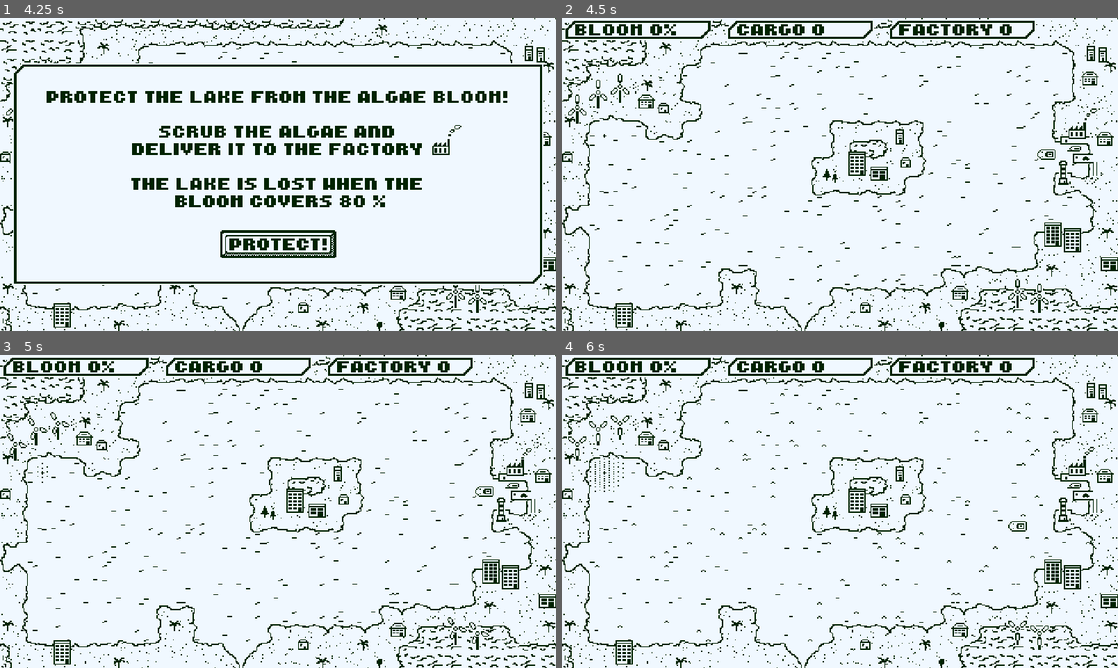
Above: before the commit, frames 1-4 (two rows, left to right).
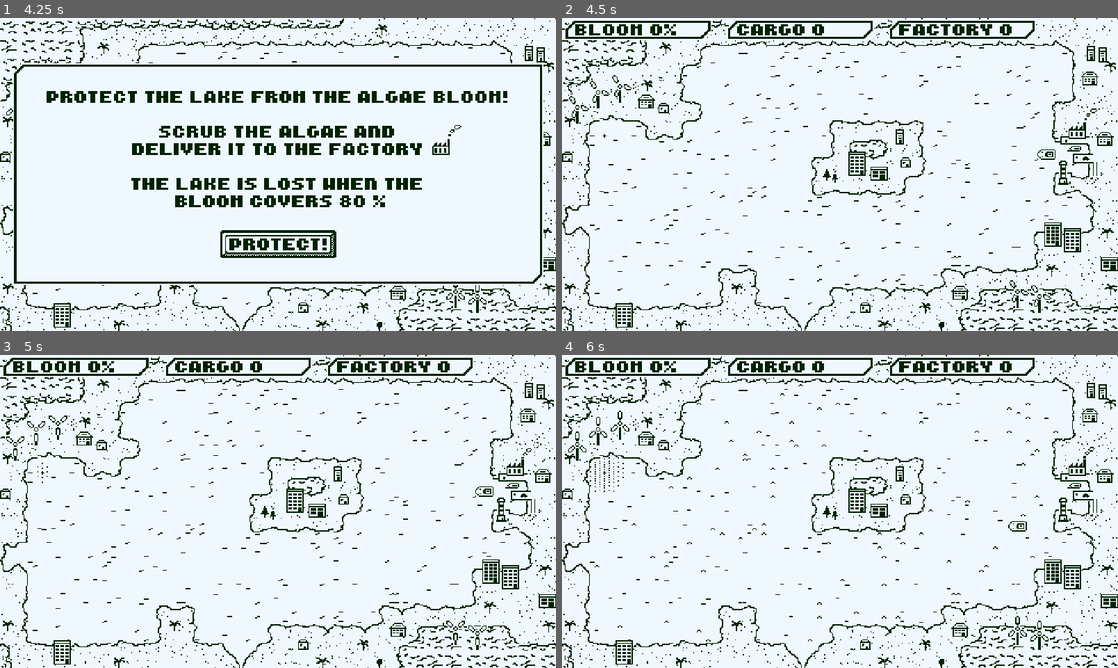
Above: after the commit, the same moments.

Repository: tripodsan/bloom-patrol
Game: Godot game, scene res://main.tscn
Two runs of this game, one before a commit and one after it. Both use one fixed random seed, a clock stepped at 60 frames per second and the inputs below.
Inputs (mouse positions are in pixels of both pictures, inside the frame that each line leads up to):
- Up to frame 1 (4.25 s): tap Enter at 0.5 s; move the mouse to (400, 158) at 0.52 s; click (400, 158) at 0.67 s; move the mouse to (166, 190) at 1.27 s; click (166, 190) at 1.42 s; move the mouse to (333, 105) at 2.02 s; click (333, 105) at 2.17 s; tap Space at 2.75 s; move the mouse to (250, 237) at 2.77 s; click (250, 237) at 2.92 s; click "Start Game" at 3.5 s
- Up to frame 2 (4.5 s): click "Protect!" at 4.25 s
- Up to frame 3 (5 s): no input
- Up to frame 4 (6 s): move the mouse to (1006, 558) at 5.02 s; click (1006, 558) at 5.17 s; move the mouse to (673, 464) at 5.77 s; click (673, 464) at 5.92 s

Frame 1 is identical in both runs. In frame 2, 0.3% of the frame differs, in the area x 1-88%, y 17-93%; in frame 3, 0.3%; in frame 4, 0.4%, in the area x 0-88%, y 17-93%.

Commit message:
adding sfx

Diff:
--- /dev/null
+++ b/default_bus_layout.tres
@@ -0,0 +1,30 @@
+[gd_resource type="AudioBusLayout" load_steps=2 format=3 uid="uid://cp2cpg3j8gq7q"]
+
+[sub_resource type="AudioEffectNotchFilter" id="AudioEffectNotchFilter_j3pel"]
+resource_name = "NotchFilter"
+cutoff_hz = 1674.0
+resonance = 0.29
+gain = 2.53
+db = 3
+
+[resource]
+bus/1/name = &"sfx"
+bus/1/solo = false
+bus/1/mute = false
+bus/1/bypass_fx = false
+bus/1/volume_db = 0.0
+bus/1/send = &"Master"
+bus/2/name = &"bg_muffled"
+bus/2/solo = false
+bus/2/mute = false
+bus/2/bypass_fx = false
+bus/2/volume_db = 0.0
+bus/2/send = &"Master"
+bus/2/effect/0/effect = SubResource("AudioEffectNotchFilter_j3pel")
+bus/2/effect/0/enabled = true
+bus/3/name = &"bg"
+bus/3/solo = false
+bus/3/mute = false
+bus/3/bypass_fx = false
+bus/3/volume_db = 0.0
+bus/3/send = &"Master"
--- a/main.tscn
+++ b/main.tscn
@@ -6,12 +6,15 @@
 [ext_resource type="AudioStream" uid="uid://tnjjiu6p70vk" path="res://assets/sfx/klick.mp3" id="2_0odxb"]
 [ext_resource type="Texture2D" uid="uid://bbh2wjbjq8p8b" path="res://assets/tileset.png" id="2_0xm2m"]
 [ext_resource type="Shader" uid="uid://cst5mlxfn1qmj" path="res://shaders/algae.gdshader" id="2_1bvp3"]
+[ext_resource type="AudioStream" uid="uid://dy5o0irnhjxao" path="res://assets/sfx/bg-sound.mp3" id="2_lswn8"]
 [ext_resource type="Script" uid="uid://dprv6w0qakr6n" path="res://scripts/level.gd" id="2_w48qg"]
 [ext_resource type="Texture2D" uid="uid://cjdw07yw28qtl" path="res://assets/algae-test.png" id="3_efxa6"]
 [ext_resource type="Texture2D" uid="uid://b8lwnrw5bjuje" path="res://assets/boat.png" id="3_h2yge"]
 [ext_resource type="Material" uid="uid://bk8tynmhoafa1" path="res://shaders/tileset-mat.tres" id="3_lquwl"]
 [ext_resource type="AudioStream" uid="uid://dskdg0m2drw1s" path="res://assets/sfx/full.wav" id="3_ryguw"]
+[ext_resource type="AudioStream" uid="uid://dd6usayo0alft" path="res://assets/sfx/game-over.wav" id="4_a6jrf"]
 [ext_resource type="AudioStream" uid="uid://m3fp1m6n3nhq" path="res://assets/sfx/factory.wav" id="4_d13ii"]
+[ext_resource type="AudioStream" uid="uid://bsbw2pasxiqsy" path="res://assets/sfx/game-win.wav" id="5_xuqvo"]
 [ext_resource type="Script" uid="uid://co2h610o7g4x0" path="res://scripts/boat.gd" id="6_272bh"]
 [ext_resource type="Texture2D" uid="uid://byqdaj1go3r37" path="res://assets/factory.png" id="8_5vw27"]
 [ext_resource type="Texture2D" uid="uid://dp3b4au7lx8yo" path="res://assets/lighthouse.png" id="9_kek77"]
@@ -957,7 +960,7 @@
 }],
 "loop": true,
 "name": &"default",
-"speed": 1.0
+"speed": 2.0
 }]
 
 [sub_resource type="StyleBoxEmpty" id="StyleBoxEmpty_cegan"]
@@ -980,9 +983,25 @@
 texture_filter = 1
 script = ExtResource("1_ycdy4")
 
+[node name="bg_sound" type="AudioStreamPlayer" parent="."]
+process_mode = 3
+stream = ExtResource("2_lswn8")
+bus = &"bg_muffled"
+
 [node name="sfx_klick" type="AudioStreamPlayer" parent="."]
 process_mode = 3
 stream = ExtResource("2_0odxb")
+bus = &"sfx"
+
+[node name="sfx_game_over" type="AudioStreamPlayer" parent="."]
+process_mode = 3
+stream = ExtResource("4_a6jrf")
+bus = &"sfx"
+
+[node name="sfx_game_win" type="AudioStreamPlayer" parent="."]
+process_mode = 3
+stream = ExtResource("5_xuqvo")
+bus = &"sfx"
 
 [node name="level" type="Node2D" parent="." node_paths=PackedStringArray("algae", "boat", "drop_off", "spawn", "start_location")]
 process_mode = 1
@@ -997,11 +1016,13 @@
 process_mode = 3
 position = Vector2(212, 9)
 stream = ExtResource("3_ryguw")
+bus = &"sfx"
 
 [node name="drop" type="AudioStreamPlayer2D" parent="level"]
 process_mode = 3
 position = Vector2(212, 9)
 stream = ExtResource("4_d13ii")
+bus = &"sfx"
 
 [node name="water" type="ColorRect" parent="level"]
 material = SubResource("ShaderMaterial_272bh")
@@ -1117,6 +1138,7 @@
 process_mode = 3
 stream = ExtResource("11_getpj")
 max_polyphony = 5
+bus = &"sfx"
 
 [node name="drop_off" type="Area2D" parent="level"]
 position = Vector2(440, 117)
@@ -1136,7 +1158,8 @@
 [node name="lighthouse" type="AnimatedSprite2D" parent="level"]
 position = Vector2(432, 131)
 sprite_frames = SubResource("SpriteFrames_074og")
-frame_progress = 0.825238
+autoplay = "default"
+frame_progress = 0.273169
 
 [node name="wind" type="AnimatedSprite2D" parent="level"]
 position = Vector2(13, 77)
@@ -1554,6 +1577,7 @@
 [node name="sfx_buy" type="AudioStreamPlayer" parent="ui/store"]
 process_mode = 3
 stream = ExtResource("23_1u8w0")
+bus = &"sfx"
 
 [node name="gui" type="MarginContainer" parent="ui"]
 custom_minimum_size = Vector2(480, 270)
--- a/scripts/game.gd
+++ b/scripts/game.gd
@@ -14,6 +14,7 @@
 @onready var store: Store = $ui/store
 @onready var credits: Control = $ui/credits
 @onready var win: Control = $ui/win
+@onready var bg_sound: AudioStreamPlayer = $bg_sound
 
 var algae_price:float = 0.1
 
@@ -66,9 +67,14 @@
   get_tree().paused = false
   level.apply_upgrades(store)
   level.start()
+  bg_sound.bus = 'bg'
+  if !bg_sound.playing:
+    bg_sound.play()
 
 func game_over():
   level.stop()
+  bg_sound.bus = 'bg_muffled'
+  $sfx_game_over.play()
   get_tree().paused = true
   lost.visible = true
   var earning:int = ceil(level.num_factory * algae_price)
@@ -82,7 +88,9 @@
 func game_win():
   win.visible = true
   gui.visible = false
+  bg_sound.stop()
   get_tree().paused = true
+  $sfx_game_win.play()
   $%lab_win_cash.text = '%d$' % store.cash
 
 func _update_collected(v:int)->void:
Not shown, added: assets/sfx/bg-sound.mp3.import
Not shown, added: assets/sfx/game-over.wav.import
Not shown, added: assets/sfx/game-win.wav.import
Not shown: 1 places in main.tscn that only renumber resources
Not shown, added: assets/sfx/bg-sound.mp3
Not shown, added: assets/sfx/game-over.wav
Not shown, added: assets/sfx/game-win.wav
